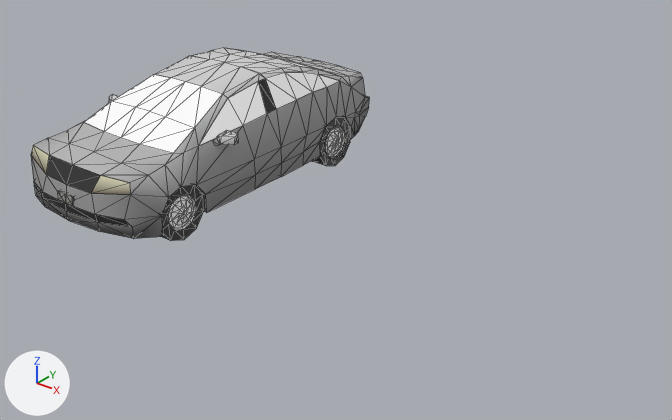
One commit to the glTF model EverythingLibraryBrowser/models/vehicles/vehicles-cars-sedan/vehicles-cars-sedan_v2.glb: the scene before it, then after it.
Both versions are drawn from a camera (50 mm lens) standing at (8.26, -7.77, 4.96) and looking at (2.17, -0.15, 0.23). Arrows for +X, +Y and +Z are at lower left; the lights stay in place. The picture after the commit comes second. Mesh edges are drawn as thin lines. Vertices at exactly the same position are counted once.

The older version as bpy lines, for what is in view:
```python
me_mesh_003 = bpy.data.meshes.new('Mesh.003')
me_mesh_003.from_pydata(...)  # 702 vertices, 1172 faces; spans x -1.12..1.12, y -2.3..2.3, z 0.0..1.49
# faces by material slot: [832, 340]
me_mesh_003.materials.append(mat_mat_standard_052)
me_mesh_003.materials.append(mat_mat_refl_028)
ob_sedan_v2 = bpy.data.objects.new('Sedan_v2', me_mesh_003)
ob_sedan_v2.location = (0.0, 0.0, 0.0)
```
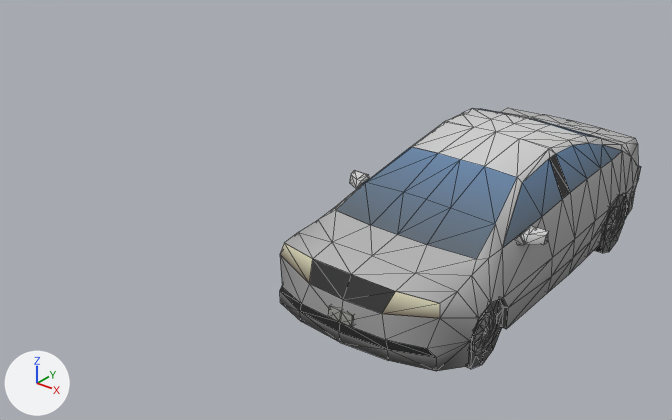
Where the change shows, as pixel boxes [x1, y1, x2, y2] in the pictures (672 x 420 px):
'Sedan_v2', reshaped, moved: before [31, 48, 370, 241]; after [337, 108, 622, 356]
'Sedan_v2.001', added: after [280, 108, 641, 371]
part 1 of me_mesh_003, deleted: before [31, 72, 339, 227]
part 2 of me_mesh_003, deleted: before [31, 48, 370, 241]
part 3 of me_mesh_003, recoloured: before [168, 127, 345, 230]; after [472, 206, 622, 356]

Patch to the scene script:
```diff
--- a/EverythingLibraryBrowser/models/vehicles/vehicles-cars-sedan/vehicles-cars-sedan_v2.glb.py
+++ b/EverythingLibraryBrowser/models/vehicles/vehicles-cars-sedan/vehicles-cars-sedan_v2.glb.py
@@ me_mesh_003 @@
 # used by ob_sedan_v2; location = (0.0, 0.0, 0.0)
-me_mesh_003.from_pydata(...)  # 702 vertices, 1172 faces; spans x -1.12..1.12, y -2.3..2.3, z 0.0..1.49
-me_mesh_003.materials.append(mat_mat_standard_052)
+me_mesh_003.from_pydata(...)  # 234 vertices, 340 faces; spans x -1.12..1.12, y -1.67..1.71, z 0.13..1.44
+# me_mesh_003 part 1: 10 loose pieces with 92 vertices, spanning x -1.12..1.12, y -2.3..2.3, z 0.37..1.4, are deleted
+# me_mesh_003 part 2: 376 vertices removed from x -1.12..1.12, y -2.3..2.29, z 0.0..1.49
+# me_mesh_003 part 3: 280 kept faces spanning x -1.02..1.02, y -1.67..1.5, z 0.13..0.56 get new vertex colours; the middle colour goes from white #ffffff to grey #777777
 me_mesh_003.materials.append(mat_mat_refl_028)
@@ me_mesh_004 @@
+me_mesh_004.from_pydata(...)  # 516 vertices, 832 faces; spans x -1.12..1.12, y -2.3..2.3, z 0.0..1.49
+me_mesh_004.materials.append(mat_mat_standard_052)
@@ ob_sedan_v2 @@
 ob_sedan_v2 = bpy.data.objects.new('Sedan_v2', me_mesh_003)
-ob_sedan_v2.location = (0.0, 0.0, 0.0)
+ob_sedan_v2.location = (3.922, 0.0, 0.0)
@@ ob_sedan_v2_001 @@
+ob_sedan_v2_001 = bpy.data.objects.new('Sedan_v2.001', me_mesh_004)
+ob_sedan_v2_001.location = (3.922, 0.0, 0.0)
```
